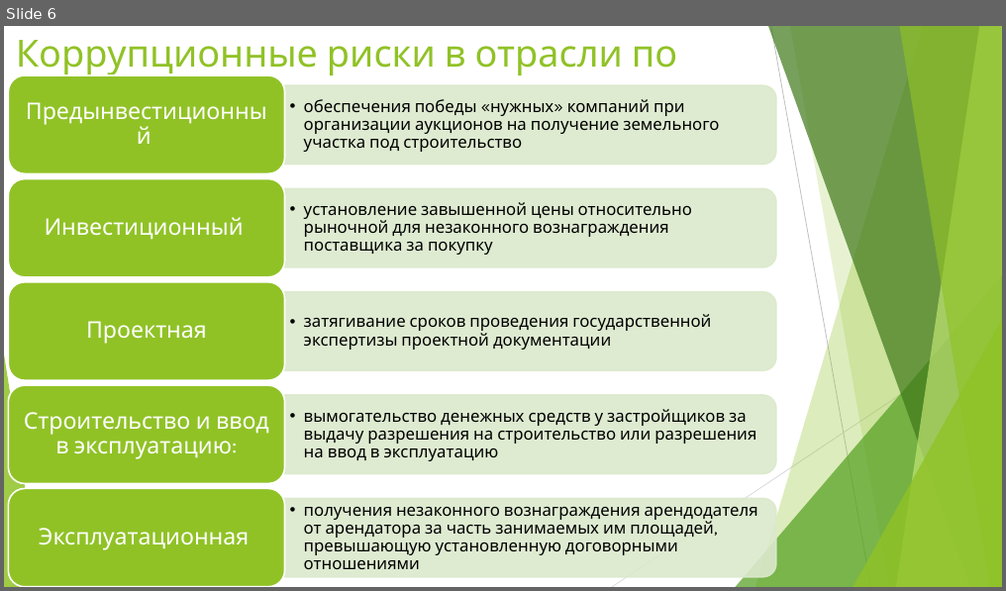
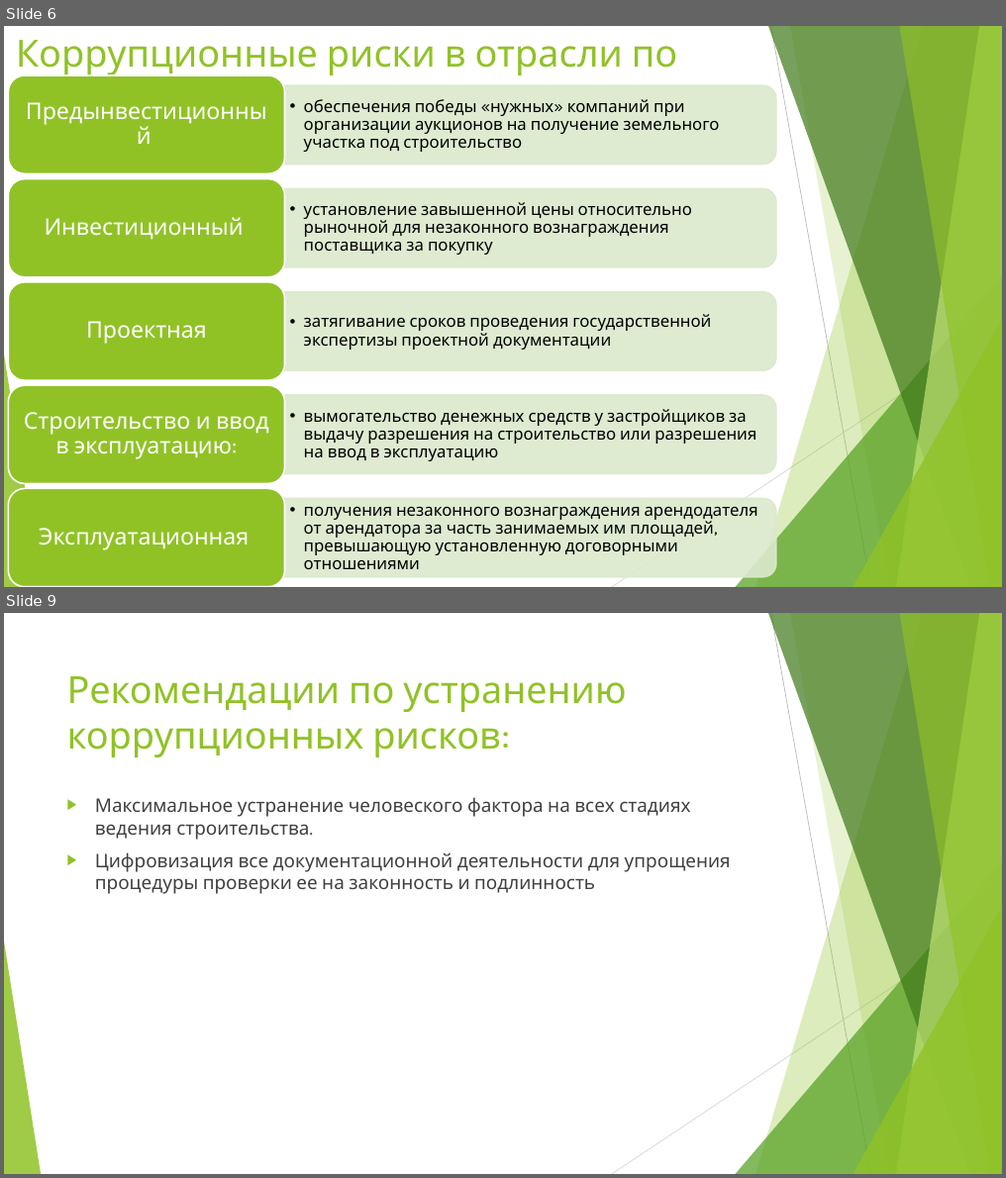
Before and after one commit to TupleTurtle/REU, a slide deck: Лукьянов.pptx. Shown one above the other, each under a label of ours: slide 6 before the commit, slides 6 and 9 after it; the slides between them are not shown. The pictures are 1006x591 and 1006x1178 pixels, drawn with LibreOffice and Linux fonts; fonts in the diff are those of the drawing. Boxes give left, top, right and bottom in pixels: in the first picture for what was removed or moved away, otherwise in the second. Text is boxed around its words. In the diff, an @@ line names an element or a change of style, - is before the commit and + after.

```diff
--- a/Лукьянов.pptx
+++ b/Лукьянов.pptx
@@ slide 9 added at <box>4,613,1002,1174</box>, background #FFFFFF; not listed: 10 template elements that a slide beside it also shows @@
@@ title added at <box>67,676,626,758</box>, 36 pt, text #90C226 @@
+Рекомендации по устранению коррупционных рисков:
@@ text added at <box>95,797,731,894</box>, 18 pt, text #404040 @@
+▶ Максимальное устранение человеского фактора на всех стадиях ведения строительства.
+▶ Цифровизация все документационной деятельности для упрощения процедуры проверки ее на законность и подлинность
```
Also in this commit, not shown: 1 slide changed, 1 other slide added.
